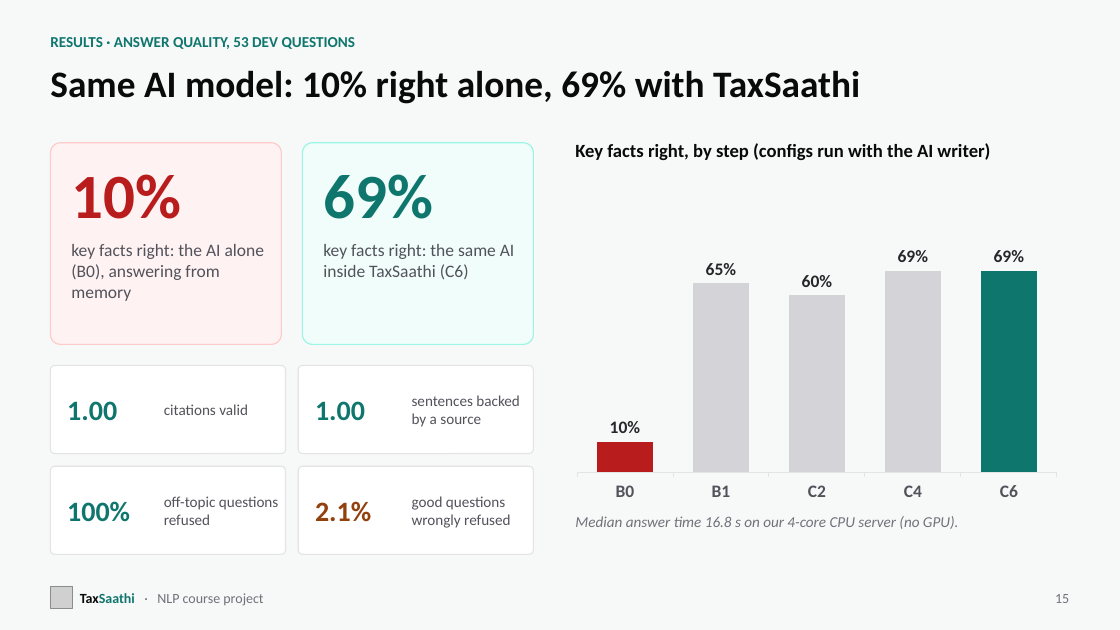
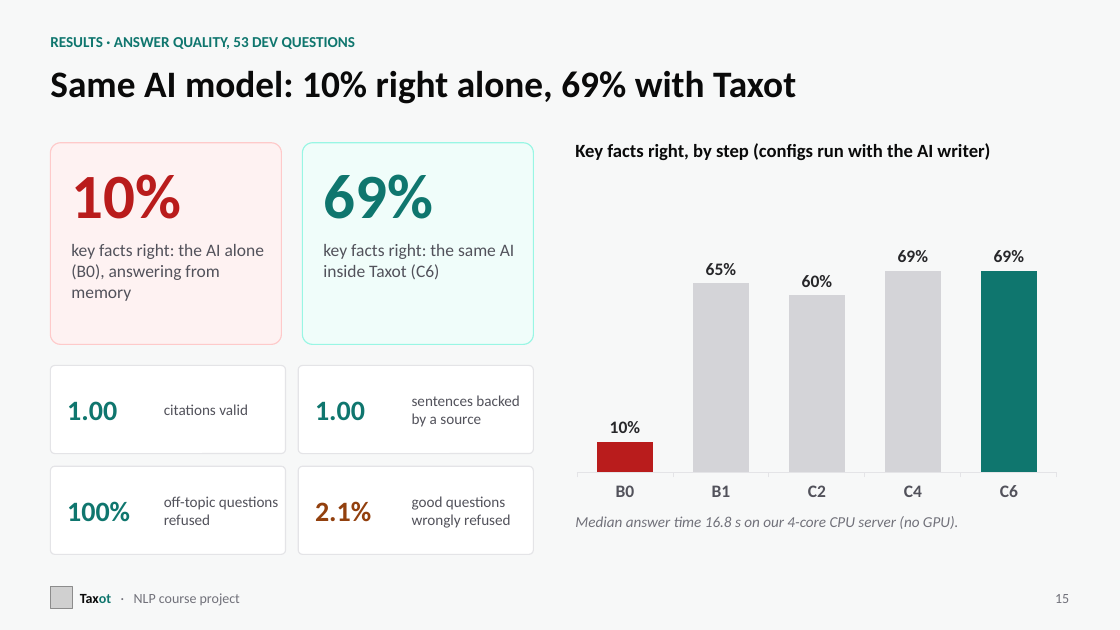
Before and after one commit to Champion1102/taxot, a slide deck: slide 15 of presentation/Taxot.pptx. Drawn at 1120x630 pixels with LibreOffice and Linux fonts; fonts in the diff are those of the drawing; grey boxes stand for pictures. Boxes give left, top, right and bottom in pixels: in the first picture for what was removed or moved away, otherwise in the second. Text is boxed around its words. In the diff, an @@ line names an element or a change of style, - is before the commit and + after.

```diff
--- a/presentation/Taxot.pptx
+++ b/presentation/Taxot.pptx
@@ title at bbox=[50, 70, 796, 104]: text changed @@
-Same AI model: 10% right alone, 69% with TaxSaathi
+Same AI model: 10% right alone, 69% with Taxot
@@ text at bbox=[323, 244, 515, 279]: text changed @@
-key facts right: the same AI inside TaxSaathi (C6)
+key facts right: the same AI inside Taxot (C6)
@@ text at bbox=[80, 593, 240, 606]: text changed @@
-TaxSaathi · NLP course project
+Taxot · NLP course project
```
Also in this commit, not shown: 22 other slides changed, 4 slides added, 10 other files.
